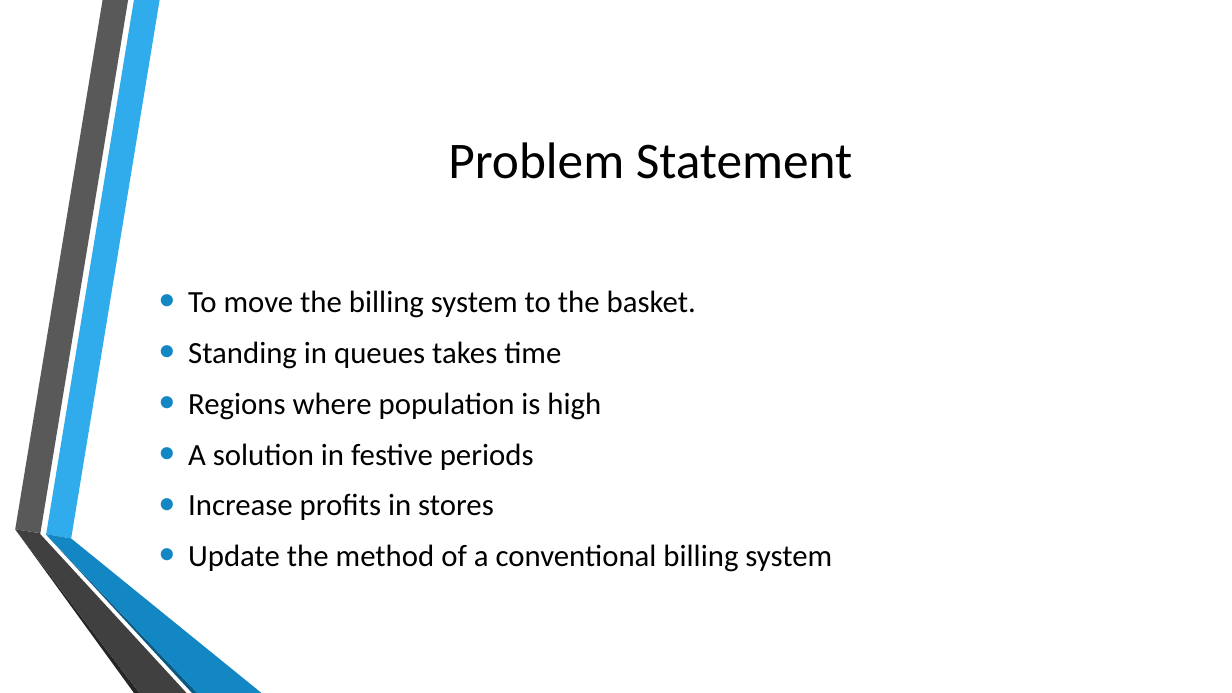
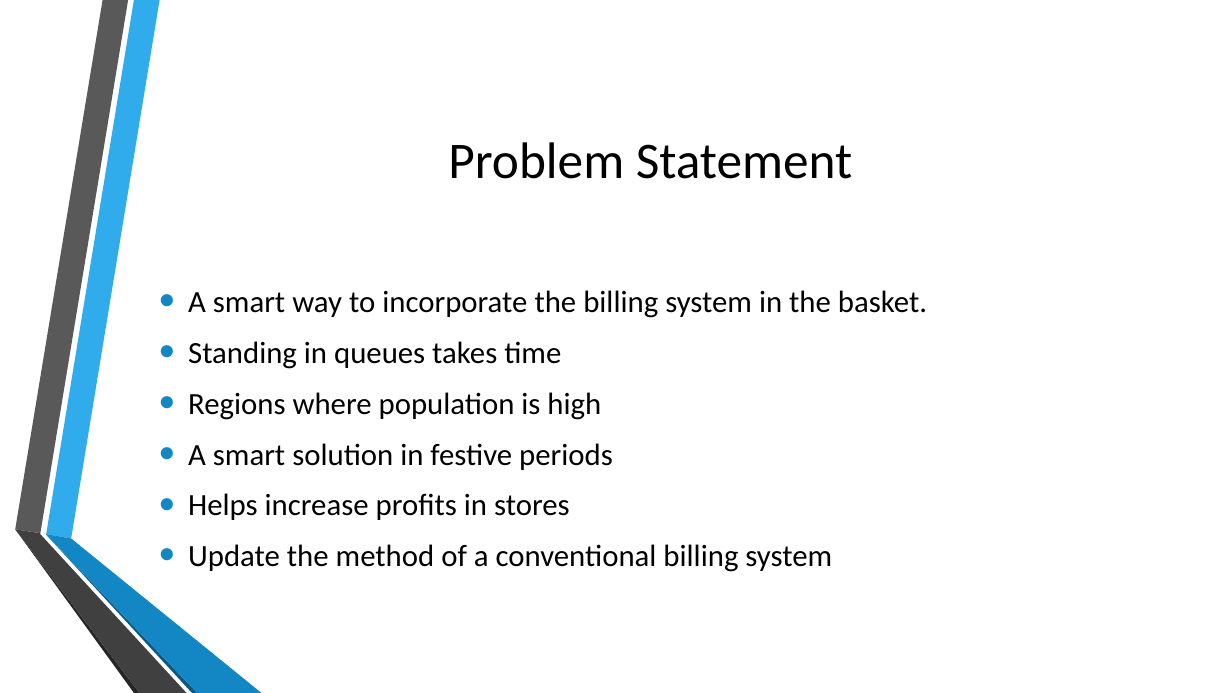
Before and after one commit to adithyarganesh/Quick-Basket, a slide deck: slide 2 of Reports/QB-Finalfinal final [Autosaved].pptx. Drawn at 1232x693 pixels with LibreOffice and Linux fonts; fonts in the diff are those of the drawing; background and template pictures are left out. Boxes give left, top, right and bottom in pixels: in the first picture for what was removed or moved away, otherwise in the second. Text is boxed around its words. In the diff, an @@ line names an element or a change of style, - is before the commit and + after.

```diff
--- a/Reports/QB-Finalfinal final [Autosaved].pptx
+++ b/Reports/QB-Finalfinal final [Autosaved].pptx
@@ text at box(188, 290, 927, 318): text changed @@
-• To move the billing system to the basket.
+• A smart way to incorporate the billing system in the basket.
@@ text at box(188, 443, 613, 520): text changed @@
-• A solution in festive periods
-• Increase profits in stores
+• A smart solution in festive periods
+• Helps increase profits in stores
```
Also in this commit, not shown: 9 other slides changed, 4 slides added, 3 slides removed, 7 other files.
